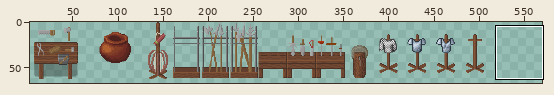
Sprite sheet: graphics/tiles/woodland_indoor_x2.png. The picture above shows the old version from afar; the outline marks the close-up.
Close-up. Before the commit:
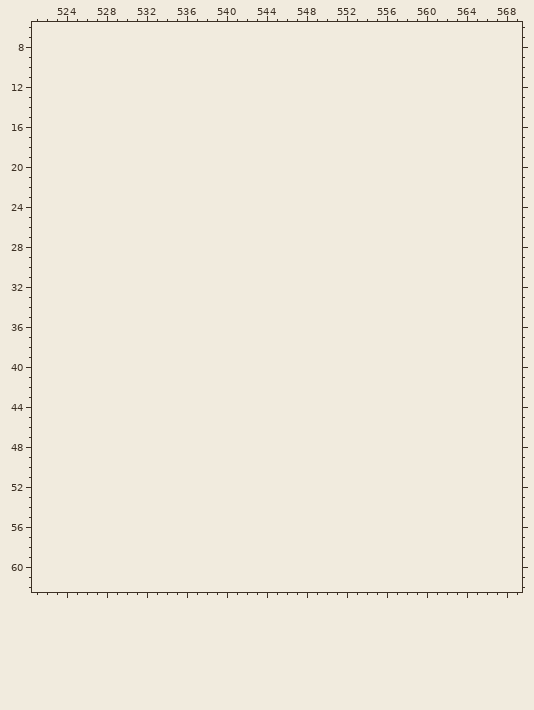
The file is 512x64 pixels. Pixels under 10% opacity are left out. Colours within 5 levels of each other are drawn and written as one. Shown: x 521..569, y 6..62. The old version is drawn lined up with the new one, on the new canvas. The wide view leaves out empty margins.
The same view after the edit:
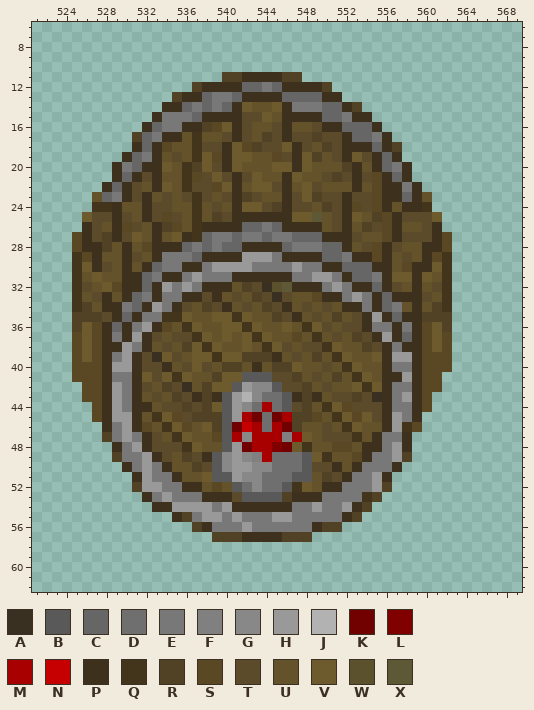
Palette (. is transparent): A #393022  B #595959  C #666666  D #6f6f6f  E #787878  F #808080  G #888888  H #999999  J #b2b2b2  K #710000  L #800000  M #a80000  N #c60000  P #3d301c  Q #43351c  R #514125  S #5a4824  T #5b4b2b  U #64522a  V #6e5b2d  W #5c512d  X #5d5835
The edit:
canvas 512x64 -> 584x76
Changed rows in their new state; - is an unchanged pixel.
first column x 525:
11 ---------------RRPPPPRR---------------
12 ------------RPPPPCCECPPPPR------------
13 ----------RPPCEECPPPPCCCCPP-----------
14 ---------PPCECECPVUUVPEEECCPR---------
15 --------PEEECPPPPTTVUPPPPCCEPP--------
16 -------PCEEPPRSVPTUUTPUUTPPCCCP-------
17 ------RCEPPUQUUTPTURTPTTRTTPCCEP------
18 ------PCPSUUQTTPVSRTTVPTURTPPPCPR-----
19 -----PCEPUTUQVSPVVUUSTPVRUTPVTPCP-----
20 ----PECPPVUQRVTPVUUUVVPVUUURPUPCEP----
21 ----PCPTPUUQSTVTPTVUUPVUUTRTPTSPCP----
22 ---PCPTUPVUQTTSVPUVVTPUVTUUUPUSPPEP---
23 --UCEPTPUTUTQTUTPRTUUPTVRTTPTTSPPCPU--
24 --QQPUUPTTUUQUTUPVVTRPTTURTPSTSPUPPQ--
25 -VTTPTUPTSTUQURTPPPPPPVVXUTPVURSPTTTV-
26 -PTUPSTUPRSUQPPPPCCECPPPPUTPURTSPUUTP-
27 SPTRPTVUPUVPQCEECEECEECCCPPPTUUSPTTTPS
28 SPPRUPUSPPPCECECCPPPPCEEECCPUTSPTUUPPS
29 QSPUUPTUPEEECPPPPHHHEPPPPCCEPPSPUTUPSQ
30 QVPTUPUPCEEPPEHHHHEEEEHEEPPCCCPPUSPPVQ
31 QUVUUPPCEPPEHEEEPPPPPPEEHHEPCCEPVVPVUQ
32 QTUVSPPCPHEHEPPPURTAWXPPPEHEPPCPTUPUTQ
33 QUTPUPCEPEEPPTPUTURTATUUSPPEHEPCPPPTUQ
34 QRUPPECPHEPTURTPUTURTPUTUTUPPEPCEUPURQ
35 RRRTPCPEEQQVUUVVQVUURTPUTURUTPHPCPPRRR
36 RVSPCPEHPSUQVUUVVQVUUVUQVTUTTPEEPEPSVR
37 SVSPEPHPTUTTQVUVUVQVUUSUQUTURTPHPCPSVS
38 SVSPPHEPUTURVQVUUVUQVTUTTQVUURTPEPPSVS
39 SVSPEHPTAVTUVVQVVRRRPUTURUQVUUVPHHPSSS
40 SSSPHHPTTPUTVTURRUPURRVUUTUQVUUPEEPSSS
41 SSSPEEPVTVQVUURVVBBBTTRUTURUQVUPPHPSS-
42 -SSPHEPTURTAURVVBHGGBTTRUTUUVQVPEEPSS-
43 -SSPHEPUTURTPRPBHJGDDBPRPUTTRTAPEHPS--
44 --SPHEPPUTTRTRVBHGDMDBTRUQVSTTTPEEPS--
45 --SPHHPUQVSTRRRBHMKDKMRRSUQVSVTPHEP---
46 ---PEHPSUQVSUVRBKNMDMKRUUTUQVUUPHQS---
47 ---REHEPTUQVUUSBMGMMMFMVUTTTQUPEEP----
48 ----PEHPTTTQVUUBHKMMLKVQUUSSUPPEHP----
49 ----REEHPTURTPBGHGFMDDDBVQUUSPEEHR----
50 -----PEHEPUURTBGHHGGDDDBTTPUPEEEP-----
51 ------PHEEPUUVBBHGGDDDBBURTPEEHP------
52 ------RHHEEPPUSUBDGDDBQVUPPEEEHR------
53 -------PEHEEEPPPTBBBBRPPPEEEEQR-------
54 --------PPHHHHEHPPPPPPEEHEEHPR--------
55 ----------PREHHEHEEEHHEEEEEPR---------
56 ------------RPEEEHEEEEEEPRR-----------
57 --------------RRRPPPPRRR--------------
Boxes around the changes in both close-ups, in picture pixels (x1, y1, x2, y2):
added: (72, 72, 452, 542)
